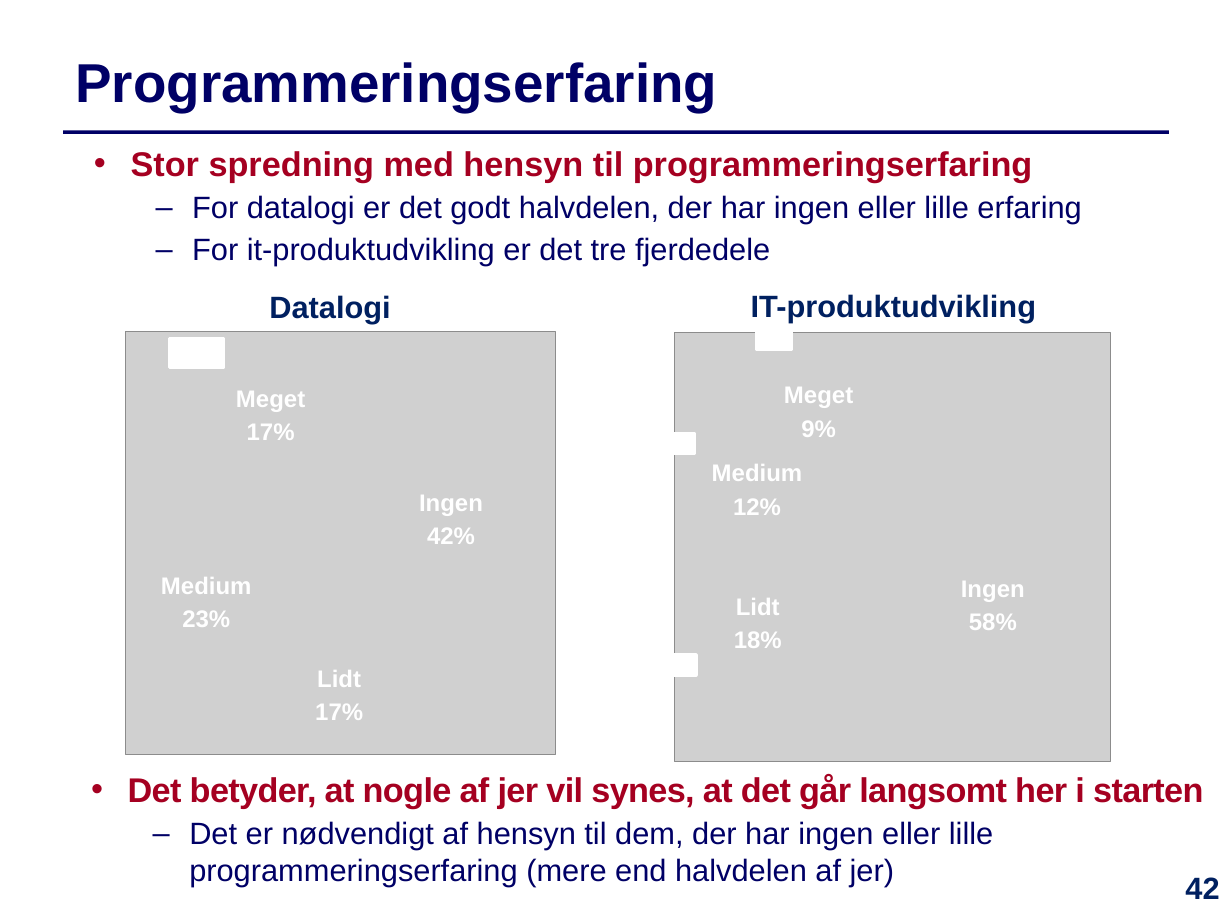
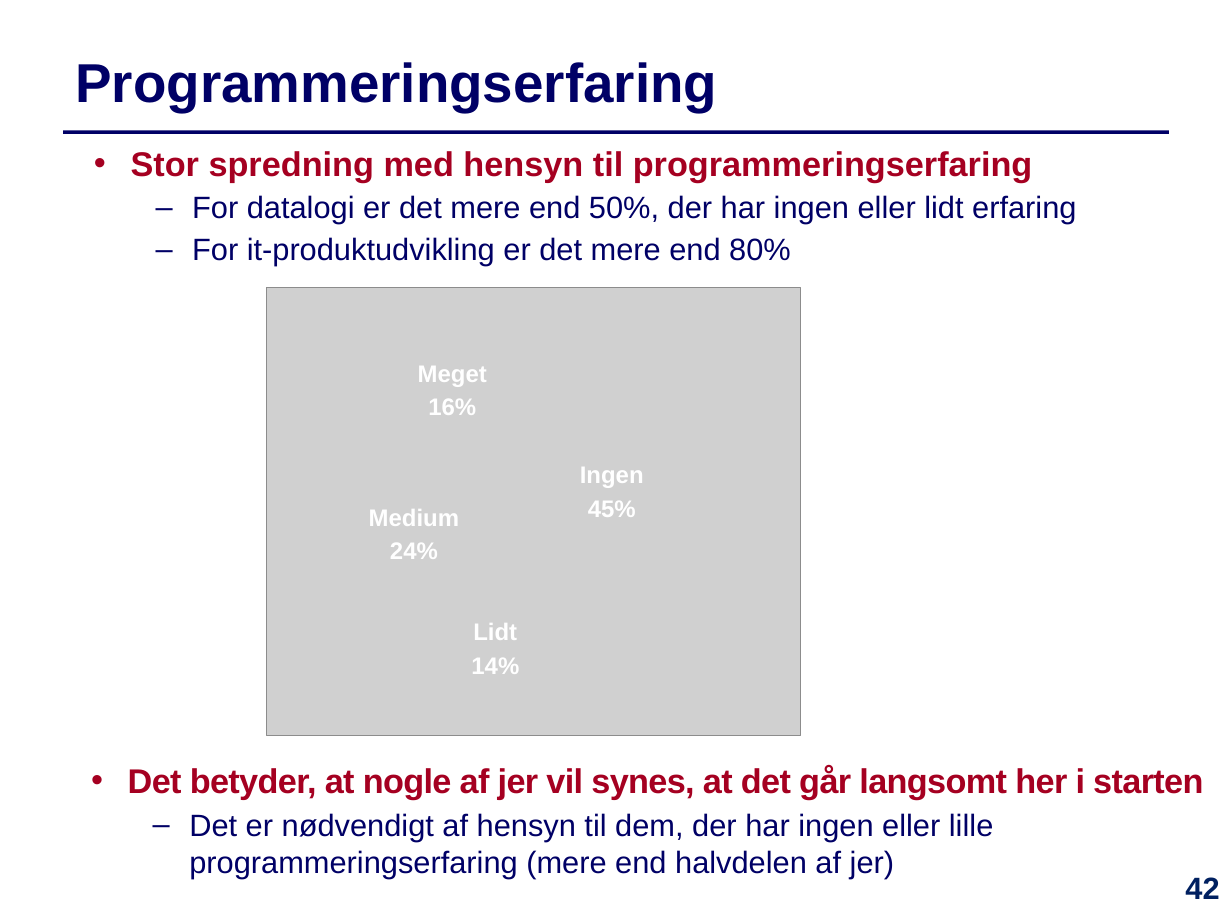
Before and after one commit to IntProgAU/Materiale, a slide deck: slide 42 of web/e23/uge_1b/Slides-Uge1-Torsdag.pptx. Drawn at 1232x924 pixels with LibreOffice and Linux fonts; fonts in the diff are those of the drawing; grey boxes stand for pictures. Boxes give left, top, right and bottom in pixels: in the first picture for what was removed or moved away, otherwise in the second. Text is boxed around its words. In the diff, an @@ line names an element or a change of style, - is before the commit and + after.

```diff
--- a/web/e23/uge_1b/Slides-Uge1-Torsdag.pptx
+++ b/web/e23/uge_1b/Slides-Uge1-Torsdag.pptx
@@ text at (x1=192, y1=195, x2=1076, y2=266): text changed @@
-  – For datalogi er det godt halvdelen, der har ingen eller lille erfaring
-  – For it-produktudvikling er det tre fjerdedele
+  – For datalogi er det mere end 50%, der har ingen eller lidt erfaring
+  – For it-produktudvikling er det mere end 80%
@@ picture added at (x1=267, y1=287, x2=801, y2=736) @@
@@ text removed at (x1=269, y1=295, x2=390, y2=324) @@
-  Datalogi
@@ text removed at (x1=751, y1=294, x2=1036, y2=323) @@
-  IT-produktudvikling
@@ picture removed at (x1=126, y1=331, x2=556, y2=754) @@
@@ rectangle removed at (x1=170, y1=339, x2=223, y2=368) @@
@@ text "Meget" moved from (x1=236, y1=391, x2=305, y2=440) to (x1=418, y1=366, x2=487, y2=415) @@
@@ text at (x1=428, y1=399, x2=476, y2=415): text changed @@
-17%
+16%
@@ group removed at (x1=660, y1=329, x2=1110, y2=761): 4 texts, 3 rectangles, 1 picture @@
-Ingen
-58%
-Lidt
-18%
-Medium
-12%
-Meget
-9%
@@ text "Ingen" moved from (x1=419, y1=495, x2=483, y2=544) to (x1=580, y1=467, x2=644, y2=517) @@
@@ text added at (x1=369, y1=509, x2=460, y2=559), 14 pt, text #FFFFFF, bold @@
+Medium
+24%
@@ text at (x1=588, y1=501, x2=636, y2=517): text changed @@
-42%
+45%
@@ text removed at (x1=161, y1=577, x2=252, y2=627) @@
-Medium
-23%
@@ text "Lidt" moved from (x1=315, y1=670, x2=363, y2=720) to (x1=471, y1=623, x2=519, y2=674) @@
@@ text at (x1=471, y1=658, x2=519, y2=674): text changed @@
-17%
+14%
@@ text "Det betyder, at nogle af ..." moved from (x1=128, y1=774, x2=1203, y2=887) to (x1=128, y1=765, x2=1203, y2=878) @@
```
Also in this commit, not shown: 2 other slides changed, 1 other file.
